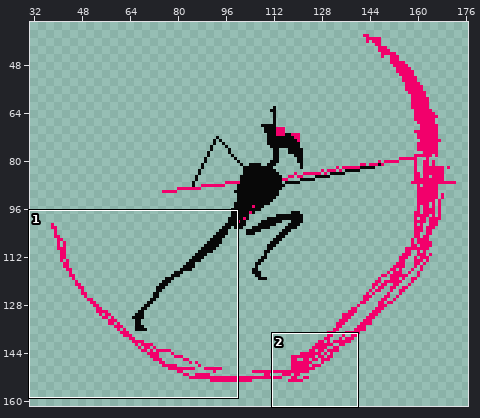
One commit to this sprite sheet: Design/Sprites/Enemies/HWK9/AttackDash0001.png. Above, an overview of the earlier version with the close-up marked.
Close-up. First the earlier version:
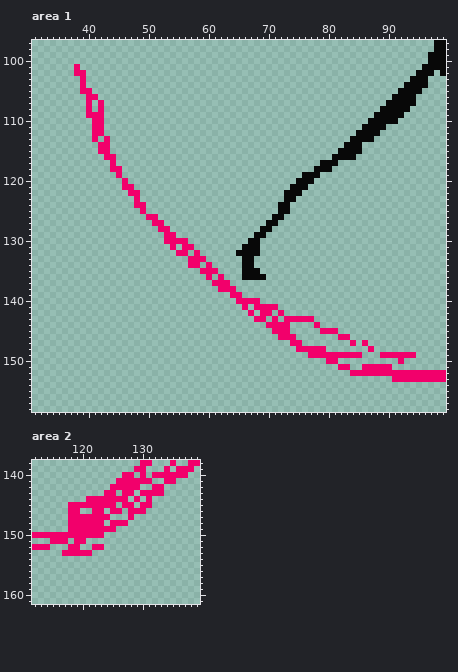
The file is 200x200 pixels. Shown: area 1: x 31..99, y 97..158; area 2: x 112..139, y 138..161. The wide view leaves out empty margins.
New version:
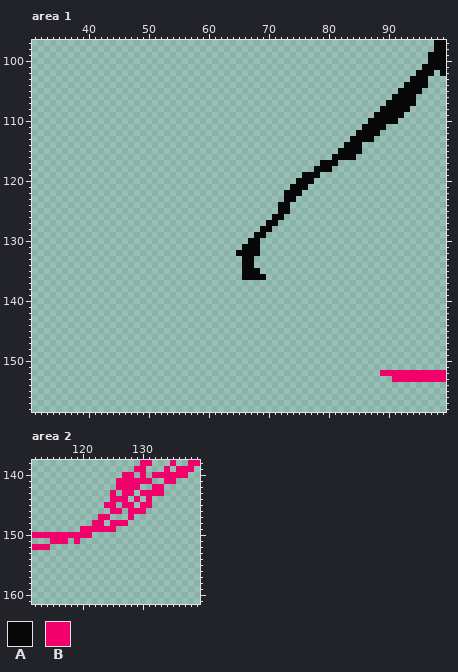
Palette (. is transparent): A #080808  B #f2006b
Changes in this commit:
--- area 1
@@ x 31..99 @@
 100 ..................................................................AAA
-101 .......B.........................................................AAAA
-102 .......BB.......................................................AAA.A
-103 ........B......................................................AAA...
-104 ........B.....................................................AAAA...
-105 ........BB...................................................AAAA....
-106 .........BB.................................................AAAA.....
-107 .........B.B...............................................AAAAA.....
-108 .........B.B..............................................AAAAA......
-109 .........BBB.............................................AAAAA.......
-110 ..........BB............................................AAAAA........
-111 ..........BB...........................................AAAA..........
-112 ..........BB..........................................AAAA...........
-113 ..........B.B........................................AAAA............
-114 ...........BB.......................................AAA..............
-115 ...........BB......................................AAAA..............
-116 ............BB....................................AAAA...............
-117 .............B..................................AAA..................
-118 .............BB................................AAA...................
-119 ..............B..............................AAA.....................
-120 ...............B............................AAA......................
-121 ...............BB..........................AAA.......................
-122 ................BB........................AAA........................
-123 .................B........................AA.........................
-124 .................BB......................AA..........................
-125 ..................B......................AA..........................
-126 ...................BB...................AA...........................
-127 ....................BB.................AA............................
-128 .....................BB...............AA.............................
-129 ......................BB.............AA..............................
-130 ......................BBBB..........AA...............................
-131 .......................B.BB........AAA...............................
-132 ........................BB.B......AAAA...............................
-133 ..........................BBB......AA................................
-134 ..........................BB.B.....AA................................
-135 ............................BBB....AAA...............................
-136 .............................B.B...AAAA..............................
-137 ..............................BBB....................................
-138 ...............................BBB...................................
-139 .................................BB..................................
-140 ..................................BBBB...............................
-141 ...................................B.BBBB............................
-142 ....................................B.BB.B...........................
-143 .....................................BB.B.BBBBB......................
-144 .......................................BBBB....B.....................
-145 ........................................BBB.....BBB..................
-146 .........................................BBB.......BB................
-147 ...........................................BB........B.B.............
-148 ............................................BBBBB.......B............
-149 ..............................................BBBBBBBBB...BBBBBB.....
-150 .................................................BB..........B.......
-151 ...................................................BB..BBBBB.........
-152 .....................................................BBBBBBBBBBBBBBBB
+101 .................................................................AAAA
+102 ................................................................AAA.A
+103 ...............................................................AAA...
+104 ..............................................................AAAA...
+105 .............................................................AAAA....
+106 ............................................................AAAA.....
+107 ...........................................................AAAAA.....
+108 ..........................................................AAAAA......
+109 .........................................................AAAAA.......
+110 ........................................................AAAAA........
+111 .......................................................AAAA..........
+112 ......................................................AAAA...........
+113 .....................................................AAAA............
+114 ....................................................AAA..............
+115 ...................................................AAAA..............
+116 ..................................................AAAA...............
+117 ................................................AAA..................
+118 ...............................................AAA...................
+119 .............................................AAA.....................
+120 ............................................AAA......................
+121 ...........................................AAA.......................
+122 ..........................................AAA........................
+123 ..........................................AA.........................
+124 .........................................AA..........................
+125 .........................................AA..........................
+126 ........................................AA...........................
+127 .......................................AA............................
+128 ......................................AA.............................
+129 .....................................AA..............................
+130 ....................................AA...............................
+131 ...................................AAA...............................
+132 ..................................AAAA...............................
+133 ...................................AA................................
+134 ...................................AA................................
+135 ...................................AAA...............................
+136 ...................................AAAA..............................
+137 .....................................................................
+138 .....................................................................
+139 .....................................................................
+140 .....................................................................
+141 .....................................................................
+142 .....................................................................
+143 .....................................................................
+144 .....................................................................
+145 .....................................................................
+146 .....................................................................
+147 .....................................................................
+148 .....................................................................
+149 .....................................................................
+150 .....................................................................
+151 .....................................................................
+152 ..........................................................BBBBBBBBBBB
 153 ............................................................BBBBBBBBB
--- area 2
@@ x 115..127 @@
 141 ...........BB
-142 ..........BBB
-143 .........BB.B
-144 ......BBBBBBB
-145 ...BBBBBBBB.B
-146 ...BB..BB.BB.
-147 ...BBBBBBB...
-148 ...BBBBBB.BBB
-149 ...BBBBBBBB..
-150 BBBBBBBBB....
-151 BBB.BB.......
-152 ...BB..BB....
-153 ..BBBBB......
+142 ...........BB
+143 ..........B.B
+144 ..........BBB
+145 .........BB.B
+146 ..........BB.
+147 ........BB...
+148 .......BB.BBB
+149 .....BBBBBB..
+150 BBBBBBB......
+151 BBB.B........
+152 .............
+153 .............
 154 .............
Pixel boxes of the changes (left, top, right, bottom) in both close-ups:
erased: (74, 64, 416, 376)
erased: (62, 484, 116, 556)
